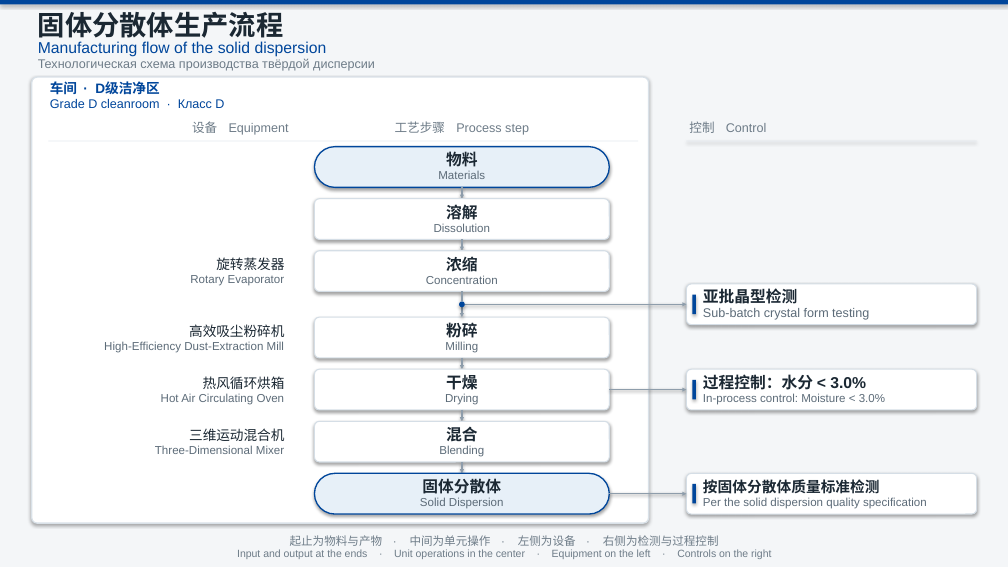
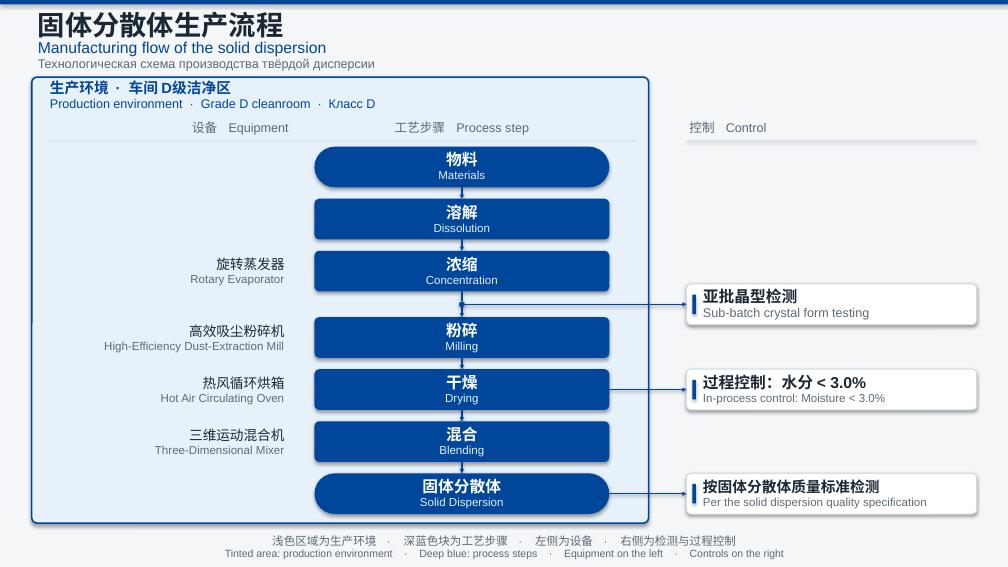
Before and after one commit to lyan29832-cmyk/HUANGQIUXIA, a slide deck: slide 1 of deliverables/ru-opening-meeting/solid-dispersion-manufacturing-flow.pptx. Drawn at 1008x567 pixels with LibreOffice and Linux fonts; fonts in the diff are those of the drawing. Boxes give left, top, right and bottom in pixels: in the first picture for what was removed or moved away, otherwise in the second. Text is boxed around its words. In the diff, an @@ line names an element or a change of style, - is before the commit and + after.

```diff
--- a/deliverables/ru-opening-meeting/solid-dispersion-manufacturing-flow.pptx
+++ b/deliverables/ru-opening-meeting/solid-dispersion-manufacturing-flow.pptx
@@ rounded rectangle at <box>32,77,649,523</box>: fill #FFFFFF to #E7F1FA; outline #D9E1E8 1.25 pt to #00469B 1.5 pt @@
@@ text at <box>50,80,375,108</box>: text changed @@
-车间 · D级洁净区
-Grade D cleanroom · Класс D
+生产环境 · 车间 D级洁净区
+Production environment · Grade D cleanroom · Класс D
@@ text colour #6E7C88 to #5A6A78 in 4 elements at <box>38,58,375,71</box>, <box>192,121,289,135</box>, <box>395,121,529,135</box>, <box>689,121,767,133</box> @@
@@ rectangle at <box>48,141,638,141</box>: fill #E4E9EE to #C5D5E6 @@
@@ rounded rectangle "物料" at <box>315,147,609,188</box>: text colour #1B2833 to #FFFFFF in "物料"; text colour #5C6B78 to #E4EEF8 in "Materials"; fill #E7F0F8 to #00469B; outline #00469B 1.25 pt to none @@
@@ rounded rectangle "溶解" at <box>315,199,609,240</box>: text colour #1B2833 to #FFFFFF in "溶解"; text colour #5C6B78 to #E4EEF8 in "Dissolution"; fill #FFFFFF to #00469B; outline #D5DEE6 1 pt to none @@
@@ arrow (462, 188) - (462, 199): stroke #8E9DAB 1.25 pt to #00469B 1.25 pt @@
@@ rounded rectangle "浓缩" at <box>315,251,609,292</box>: text colour #1B2833 to #FFFFFF in "浓缩"; text colour #5C6B78 to #E4EEF8 in "Concentration"; fill #FFFFFF to #00469B; outline #D5DEE6 1 pt to none @@
@@ arrow (462, 240) - (462, 251): stroke #8E9DAB 1.25 pt to #00469B 1.25 pt @@
@@ line (462, 292) - (462, 302): stroke #8E9DAB 1.25 pt to #00469B 1.25 pt @@
@@ rounded rectangle "粉碎" at <box>315,318,609,358</box>: text colour #1B2833 to #FFFFFF in "粉碎"; text colour #5C6B78 to #E4EEF8 in "Milling"; fill #FFFFFF to #00469B; outline #D5DEE6 1 pt to none @@
@@ arrow (462, 307) - (462, 318): stroke #8E9DAB 1.25 pt to #00469B 1.25 pt @@
@@ arrow (465, 305) - (687, 305): stroke #8E9DAB 1.25 pt to #00469B 1.25 pt @@
@@ arrow (462, 358) - (462, 369): stroke #8E9DAB 1.25 pt to #00469B 1.25 pt @@
@@ rounded rectangle "干燥" at <box>315,369,609,410</box>: text colour #1B2833 to #FFFFFF in "干燥"; text colour #5C6B78 to #E4EEF8 in "Drying"; fill #FFFFFF to #00469B; outline #D5DEE6 1 pt to none @@
@@ arrow (609, 389) - (687, 389): stroke #8E9DAB 1.25 pt to #00469B 1.25 pt @@
@@ arrow (462, 410) - (462, 421): stroke #8E9DAB 1.25 pt to #00469B 1.25 pt @@
@@ rounded rectangle "混合" at <box>315,421,609,462</box>: text colour #1B2833 to #FFFFFF in "混合"; text colour #5C6B78 to #E4EEF8 in "Blending"; fill #FFFFFF to #00469B; outline #D5DEE6 1 pt to none @@
@@ rounded rectangle "固体分散体" at <box>315,473,609,514</box>: text colour #1B2833 to #FFFFFF in "固体分散体"; text colour #5C6B78 to #E4EEF8 in "Solid Dispersion"; fill #E7F0F8 to #00469B; outline #00469B 1.25 pt to none @@
@@ arrow (462, 462) - (462, 473): stroke #8E9DAB 1.25 pt to #00469B 1.25 pt @@
@@ arrow (609, 494) - (687, 494): stroke #8E9DAB 1.25 pt to #00469B 1.25 pt @@
@@ text at <box>272,535,784,559</box>: text changed; text colour #6E7C88 to #5A6A78 @@
-起止为物料与产物 · 中间为单元操作 · 左侧为设备 · 右侧为检测与过程控制
-Input and output at the ends · Unit operations in the center · Equipment on the left · Controls on the right
+浅色区域为生产环境 · 深蓝色块为工艺步骤 · 左侧为设备 · 右侧为检测与过程控制
+Tinted area: production environment · Deep blue: process steps · Equipment on the left · Controls on the right
```
Also in this commit, not shown: 1 other file.
